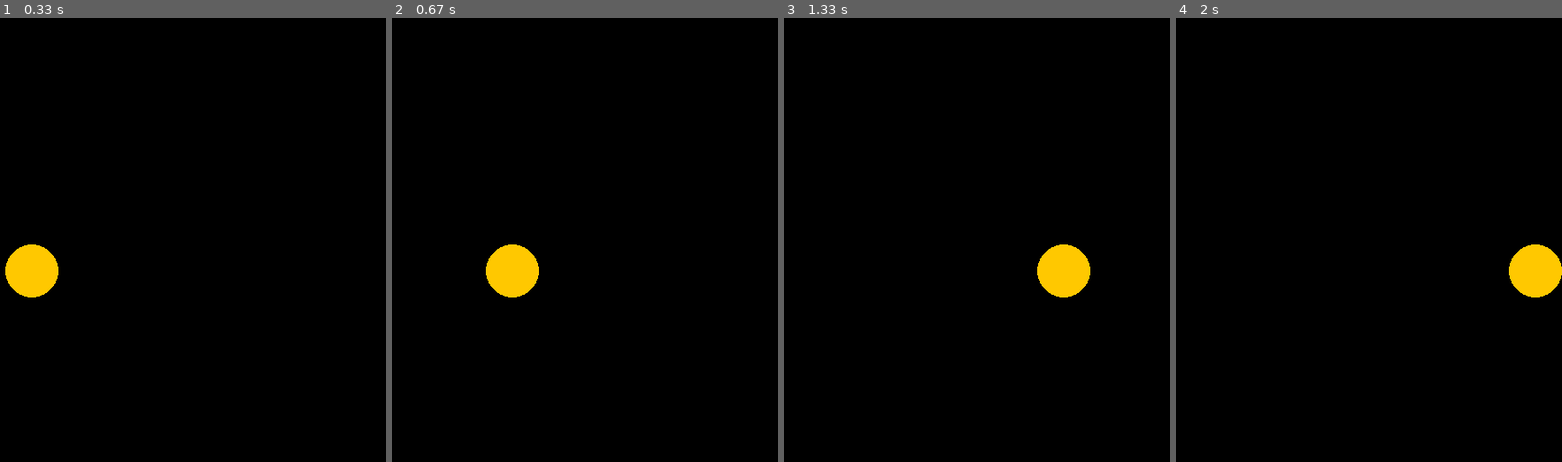
Above: before the commit, frames 1-4 (left to right).
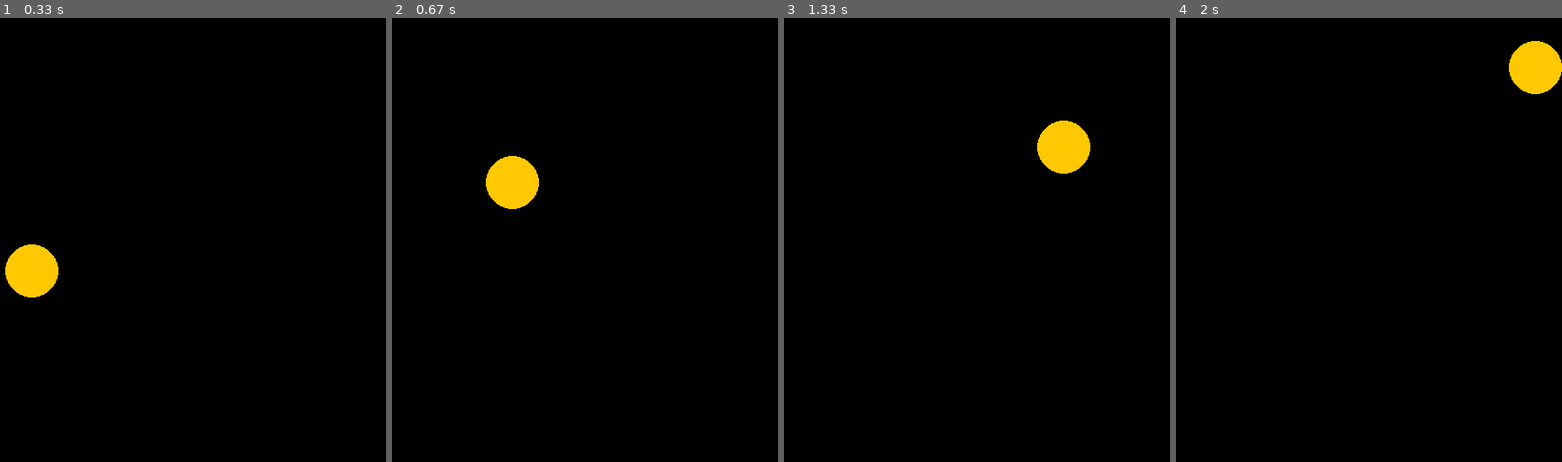
Above: after the commit, the same moments.

Repository: KamalV10/Python-Workpieces
Game: pygame game, started from game.py
Same seed, same stepped clock (60 frames per second), same inputs: the game is played once before the commit and once after it.
Inputs:
- Up to frame 1 (0.33 s): no input
- Up to frame 2 (0.67 s): hold W from 0.33 s (still down); hold Right from 0.33 s (still down)
- Up to frame 3 (1.33 s): release W at 0.8 s; release Right at 0.8 s; hold Right 0.83-1.3 s
- Up to frame 4 (2 s): hold W 1.33-1.63 s; hold Right from 1.67 s (still down)

Frame 1 is identical in both runs. In frame 2, 2.5% of the frame differs, in the area x 24-39%, y 31-63%; in frame 3, 2.5%; in frame 4, 2.5%.

Commit message:
commenting

Diff:
--- a/game.py
+++ b/game.py
@@ -17,13 +17,13 @@
             running = False # при получении вышеуказанного события running получает False и скрипт останавливается
 
     keys = pygame.key.get_pressed() # присваиваем переменной keys нажатия клавиш
-    if keys[pygame.K_LEFT]: # двигаем круг в зависимости от нажатых клавиш
+    if keys[pygame.K_LEFT] or keys[pygame.K_a]: # двигаем круг в зависимости от нажатых клавиш
         x -= SPEED
-    if keys[pygame.K_RIGHT]:
+    if keys[pygame.K_RIGHT] or keys[pygame.K_d]:
         x += SPEED
-    if keys[pygame.K_UP]:
+    if keys[pygame.K_UP] or keys[pygame.K_w]:
         y -= SPEED
-    if keys[pygame.K_DOWN]:
+    if keys[pygame.K_DOWN] or keys[pygame.K_s]:
         y += SPEED
 
     if x < RAD: # Создаем удобные границы которые ни пропустят круг ни на кадр и которые подстраиваются под размер окна и будущего круга
--- a/log.py
+++ b/log.py
@@ -5,8 +5,8 @@
     format='%(asctime)s - %(name)s - %(levelname)s - %(message)s'
 )
 
-l.debug("Отладочная информация")
-l.info("Приложение запущено")
-l.warning("Внимание: низкий уровень диска")
-l.error("Не удалось подключиться к БД")
-l.critical("Критическая ошибка: остановка работы")
+l.debug("Отладочная информация") # лог 1 уровня
+l.info("Приложение запущено") # лог 2 уровня
+l.warning("Внимание: низкий уровень диска") # лог 3 уровня
+l.error("Не удалось подключиться к БД") # лог 4 уровня
+l.critical("Критическая ошибка: остановка работы") # лог 5 уровня
--- a/word_editor.py
+++ b/word_editor.py
@@ -3,11 +3,10 @@
         'q': 'й', 'w': 'ц', 'e': 'у', 'r': 'к', 't': 'е', 'y': 'н', 'u': 'г',
         'i': 'ш', 'o': 'щ', 'p': 'з', '[': 'х', ']': 'ъ',
         'a': 'ф', 's': 'ы', 'd': 'в', 'f': 'а', 'g': 'п', 'h': 'р', 'j': 'о',
-        'k': 'л', 'l': 'д', ';': 'ж', "'": 'э',
-        'z': 'я', 'x': 'ч', 'c': 'с', 'v': 'м', 'b': 'и', 'n': 'т', 'm': 'ь',
-        ',': 'б', '.': 'ю', '/': '.'
-    }
-    ru_to_en = {v: k for k, v in en_to_ru.items()}
+        'k': 'л', 'l': 'д','z': 'я', 'x': 'ч', 'c': 'с', 'v': 'м', 'b': 'и',
+        'n': 'т', 'm': 'ь',
+    } # создание словаря для перевода с английской раскладки на русскую
+    ru_to_en = {v: k for k, v in en_to_ru.items()} # создаем обратный словарь
     result = []
     for char in text:
         lower_char = char.lower()
@@ -25,8 +24,8 @@
 text = input("Введите текст: ")
 reversed_text = text[::-1]
 result = toggle_layout(text)
-print("Первозданный текст:", text)
-print("Перевёрнутый текст:", reversed_text)
-print("Полностью заглавные буквы:", text.upper())
-print("Полностью строчные буквы:", text.lower())
-print("Измененная раскладка:", result)
+print("Первозданный текст:", text) # вывод в консоль введенный текст
+print("Перевёрнутый текст:", reversed_text) # вывод в консоль перевернутый текст
+print("Полностью заглавные буквы:", text.upper()) # вывод в консоль текст с полностью заглавными буквами
+print("Полностью строчные буквы:", text.lower()) # вывод в консоль текст с полностью строчными буквами
+print("Измененная раскладка:", result) # вывод в консоль текст с измененной раскладкой
